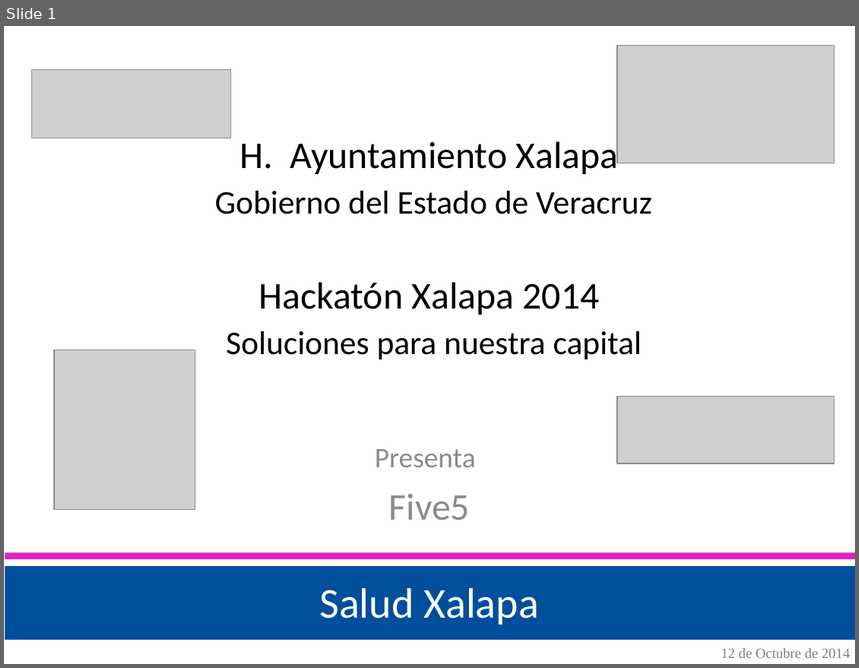
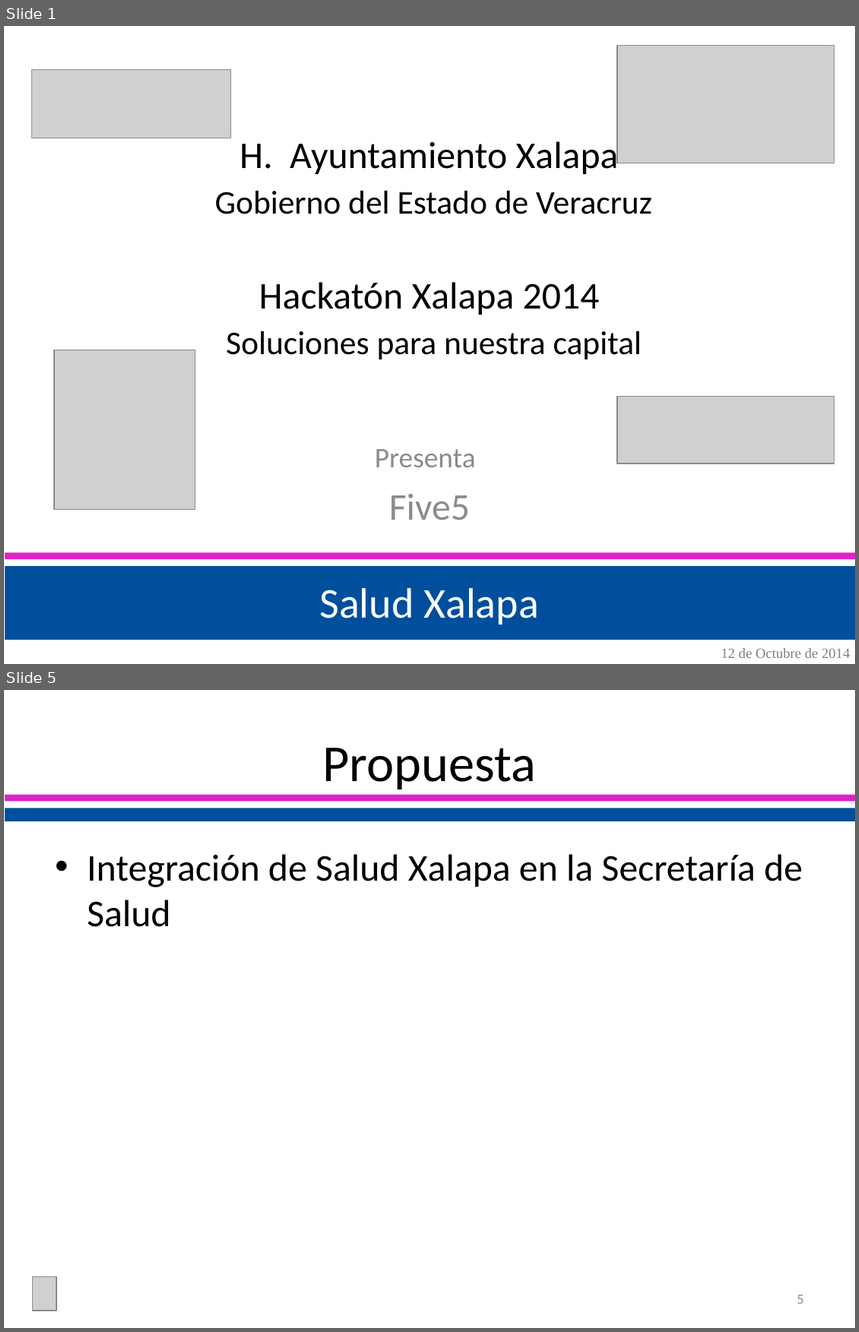
Before and after one commit to HackatonFive5/SaludXalapa, a slide deck: resources/SS Salud Xalapa.pptx. Shown one above the other, each under a label of ours: slide 1 before the commit, slides 1 and 5 after it; the slides between them are not shown. The pictures are 859x668 and 859x1332 pixels, drawn with LibreOffice and Linux fonts; fonts in the diff are those of the drawing; grey boxes stand for pictures. Boxes give left, top, right and bottom in pixels: in the first picture for what was removed or moved away, otherwise in the second. Text is boxed around its words. In the diff, an @@ line names an element or a change of style, - is before the commit and + after.

Commit message:
Presentación y dudas
Se han incluido la presentación y las dudas al respecto de la
presentación de más tarde en #HackatonXalapa

```diff
--- a/resources/SS Salud Xalapa.pptx
+++ b/resources/SS Salud Xalapa.pptx
@@ slide 5 added at bbox=[4, 690, 855, 1328], background #FFFFFF @@
@@ title added at bbox=[322, 748, 536, 790], 44 pt, text #000000 @@
+Propuesta
@@ rectangle added at bbox=[5, 795, 855, 802], fill #DD23C7 @@
@@ rectangle added at bbox=[5, 809, 855, 822], fill #004F9C @@
@@ text added at bbox=[87, 854, 803, 927], 32 pt, text #000000 @@
+• Integración de Salud Xalapa en la Secretaría de Salud
@@ picture added at bbox=[33, 1277, 56, 1312] @@
@@ page number added at bbox=[797, 1295, 804, 1304], 12 pt, text #8C8C8C @@
+5
```
Also in this commit, not shown: 9 other slides added, 1 slide removed, 4 other files.
